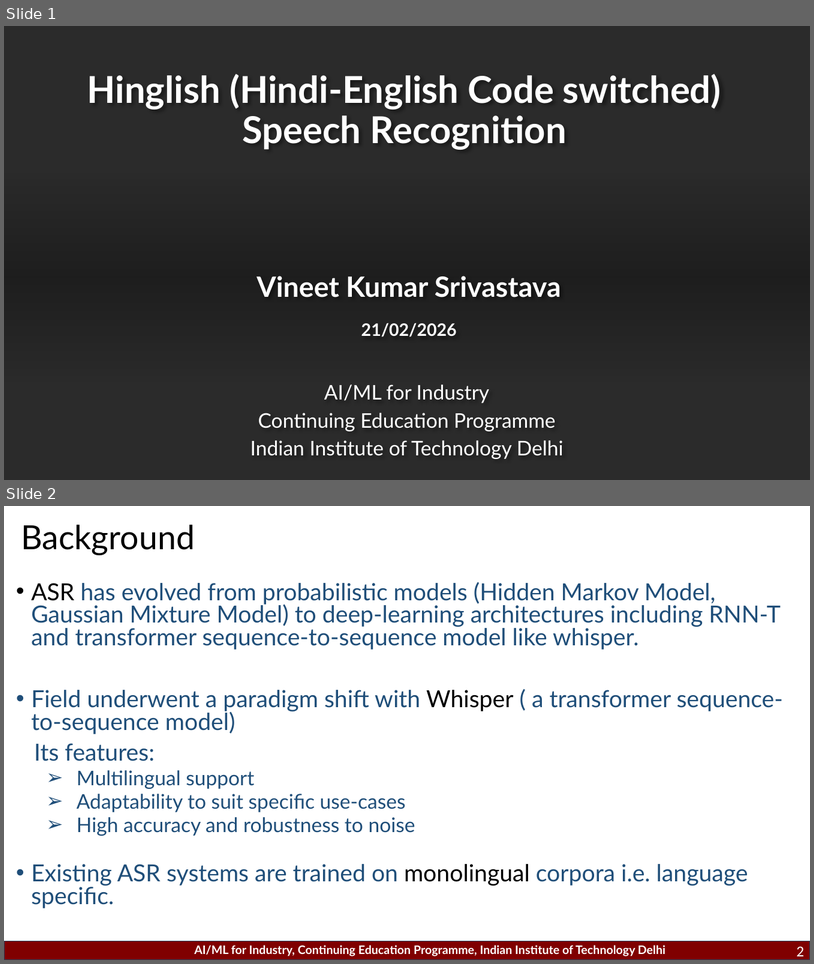
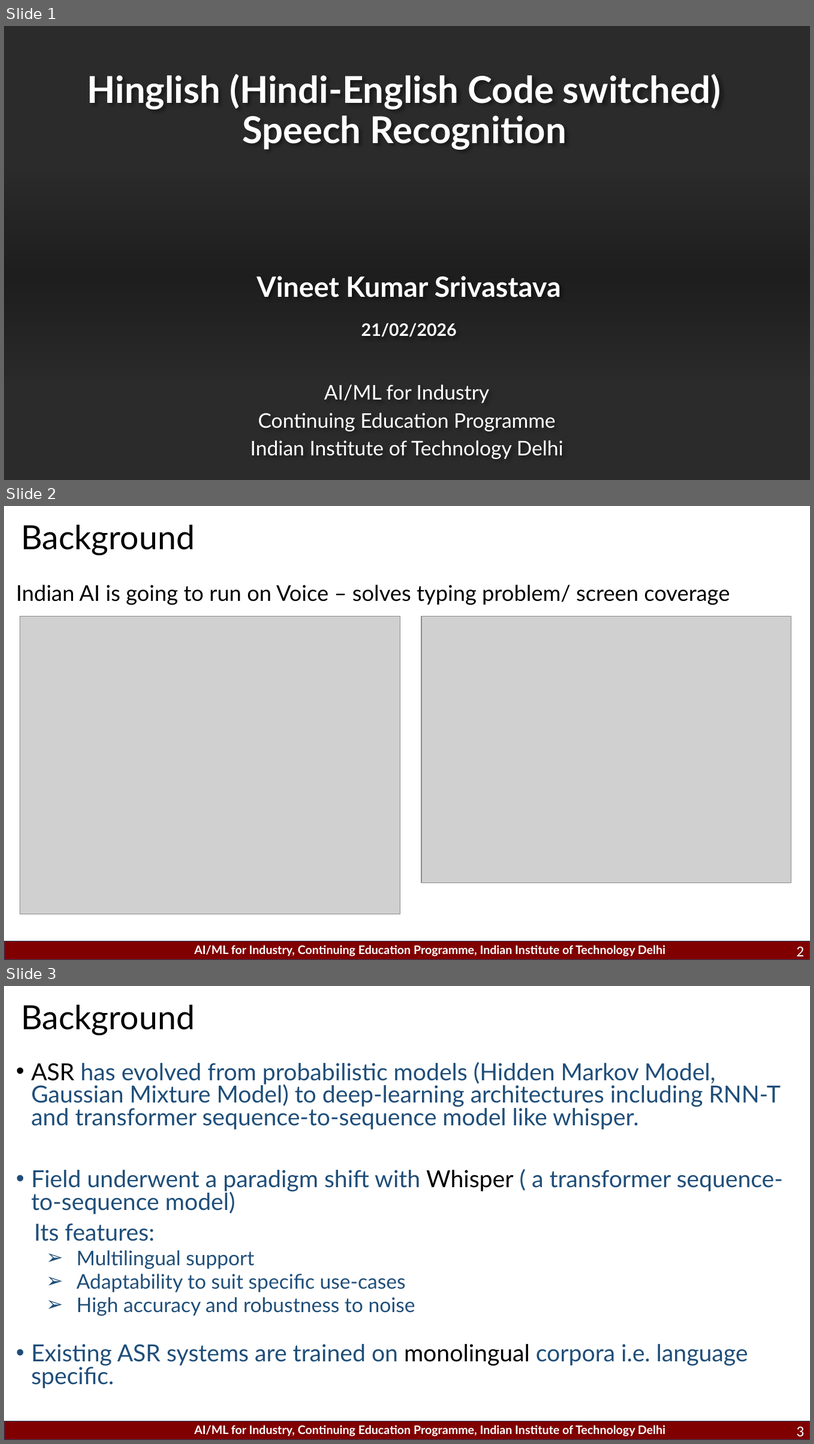
Before and after one commit to vineetdev/ai-ml-concepts-study, a slide deck: Projects/End-Project/PresentationTemplate-VineetSrivastava.pptx. Shown one above the other, each under a label of ours: slides 1 and 2 before the commit, slides 1, 2 and 3 after it. The pictures are 814x964 and 814x1444 pixels, drawn with LibreOffice and Linux fonts; fonts in the diff are those of the drawing; grey boxes stand for pictures; background and template pictures are left out; a plain dark background stands for a picture behind light text. Boxes give left, top, right and bottom in pixels: in the first picture for what was removed or moved away, otherwise in the second. Text is boxed around its words. In the diff, an @@ line names an element or a change of style, - is before the commit and + after.

Commit message:
Add image files and update ppt

```diff
--- a/Projects/End-Project/PresentationTemplate-VineetSrivastava.pptx
+++ b/Projects/End-Project/PresentationTemplate-VineetSrivastava.pptx
@@ slide 2 added at [4,506,810,960], background #FFFFFF; not listed: 2 template elements that a slide beside it also shows @@
@@ title added at [21,525,195,555], 39.6 pt, text #000000 @@
+Background
@@ text added at [16,585,730,605], 25.9 pt, text #000000 @@
+Indian AI is going to run on Voice – solves typing problem/ screen coverage
@@ picture added at [20,616,401,914] @@
@@ picture added at [422,616,791,883] @@
@@ page number added at [797,946,804,960], 18 pt, text #FFFFFF @@
+2
@@ what was slide 2 is now slide 3 @@
@@ page number at [797,1426,804,1440]: text changed @@
-2
+3
```
Also in this commit, not shown: 1 slide changed, 3 other files.
